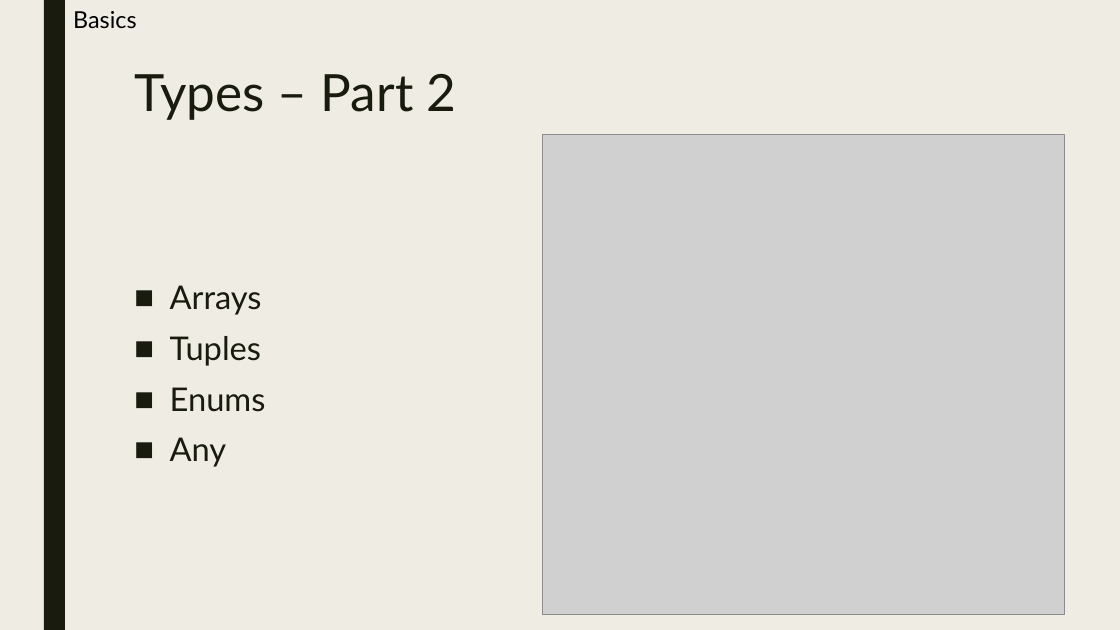
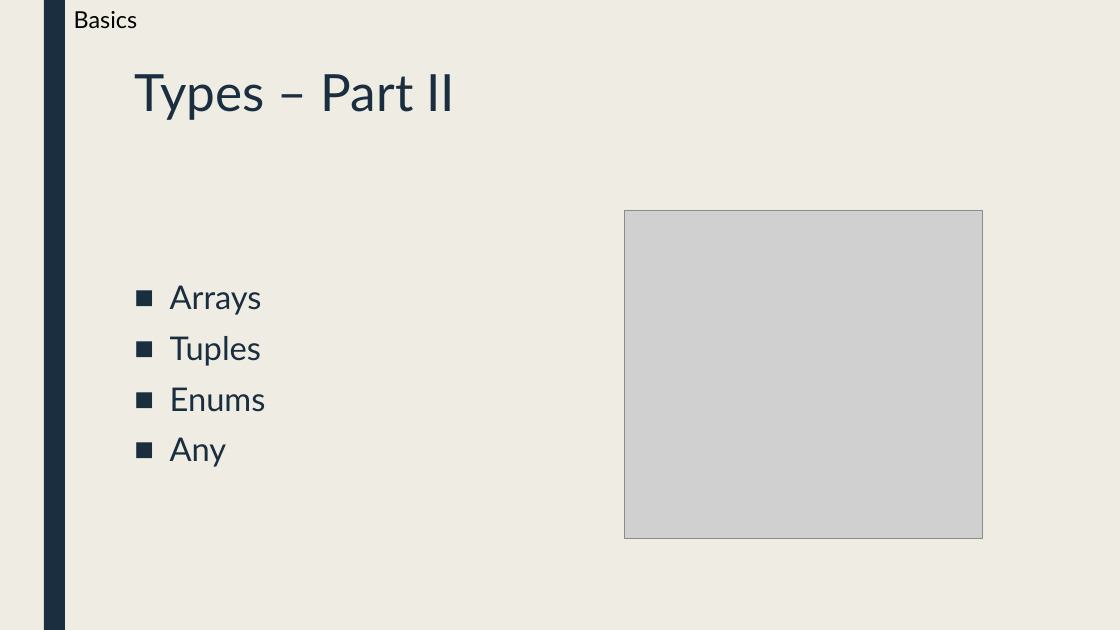
Before and after one commit to manuelhuber/typescript, a slide deck: slide 8 of Typescript.pptx (slide 6 before the commit). Drawn at 1120x630 pixels with LibreOffice and Linux fonts; fonts in the diff are those of the drawing; grey boxes stand for pictures. Boxes give left, top, right and bottom in pixels: in the first picture for what was removed or moved away, otherwise in the second. Text is boxed around its words. In the diff, an @@ line names an element or a change of style, - is before the commit and + after.

```diff
--- a/Typescript.pptx
+++ b/Typescript.pptx
@@ rectangle at bbox=[44, 0, 65, 630]: fill #191B0E to #1A2E40 @@
@@ title at bbox=[134, 74, 456, 120]: text changed; text colour #191B0E to #1A2E40 @@
-Types – Part 2
+Types – Part II
@@ text "Arrays" at bbox=[170, 285, 266, 467]: text colour #191B0E to #1A2E40 @@
@@ picture: place and size @@
-picture at bbox=[543, 135, 1065, 615]
+picture at bbox=[624, 210, 983, 539]
```
Also in this commit, not shown: 9 other slides changed, 38 slides added, 2 other files.
